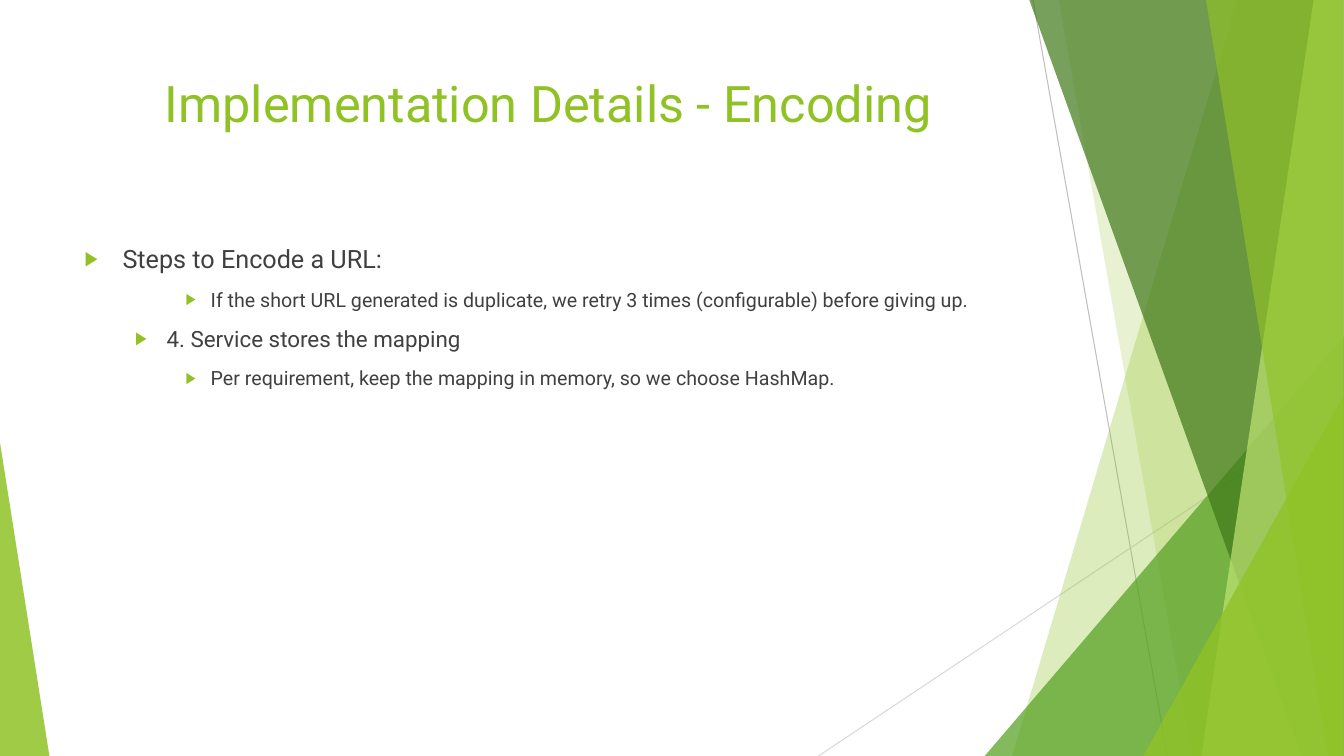
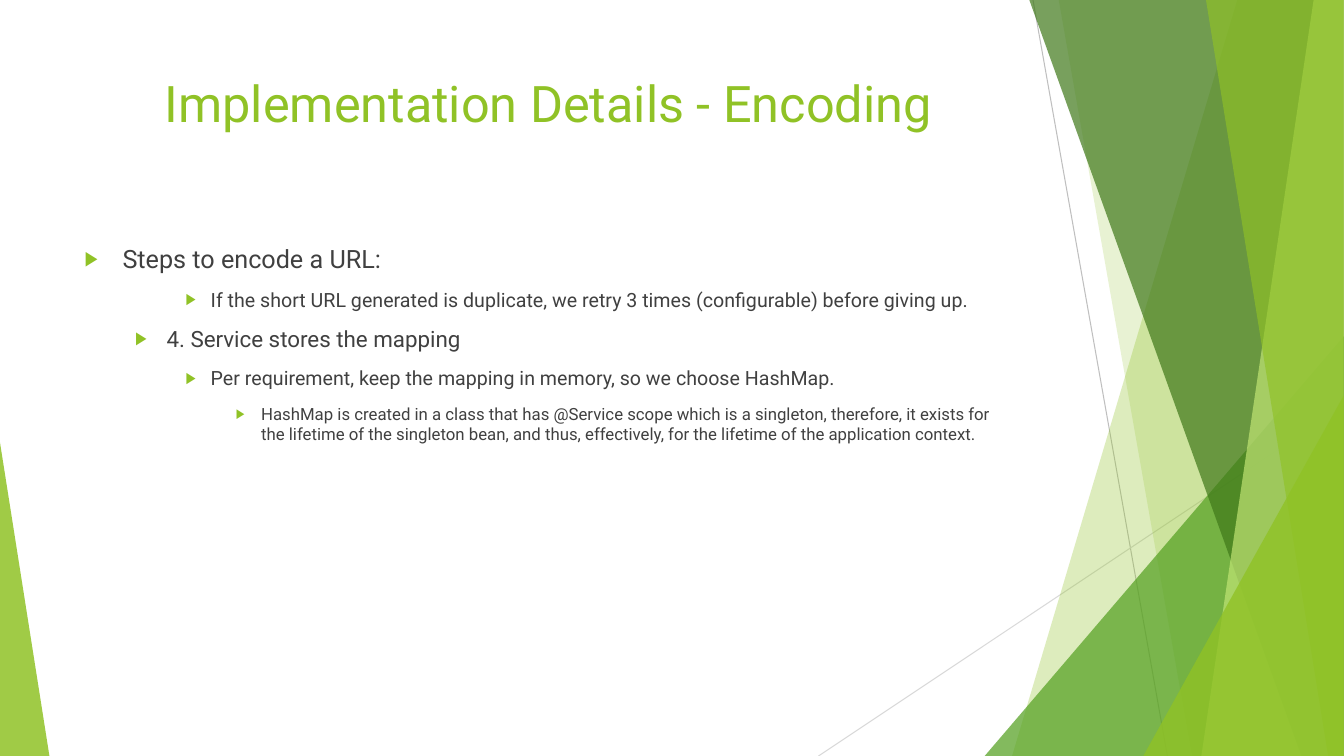
Before and after one commit to bliu1972/URL-shortening, a slide deck: slide 24 of URL Shortener.pptx (slide 21 before the commit). Drawn at 1344x756 pixels with LibreOffice and Linux fonts; fonts in the diff are those of the drawing. Boxes give left, top, right and bottom in pixels: in the first picture for what was removed or moved away, otherwise in the second. Text is boxed around its words. In the diff, an @@ line names an element or a change of style, - is before the commit and + after.

```diff
--- a/URL Shortener.pptx
+++ b/URL Shortener.pptx
@@ text at box(123, 249, 382, 273): text changed @@
-▶ Steps to Encode a URL:
+▶ Steps to encode a URL:
@@ text at box(261, 407, 989, 444): paragraph added @@
+      ▶ HashMap is created in a class that has @Service scope which is a singleton, therefore, it exists for the lifetime of the singleton bean, and thus, effectively, for the lifetime of the application context.
```
Also in this commit, not shown: 8 other slides changed, 3 slides added, 3 other files.
